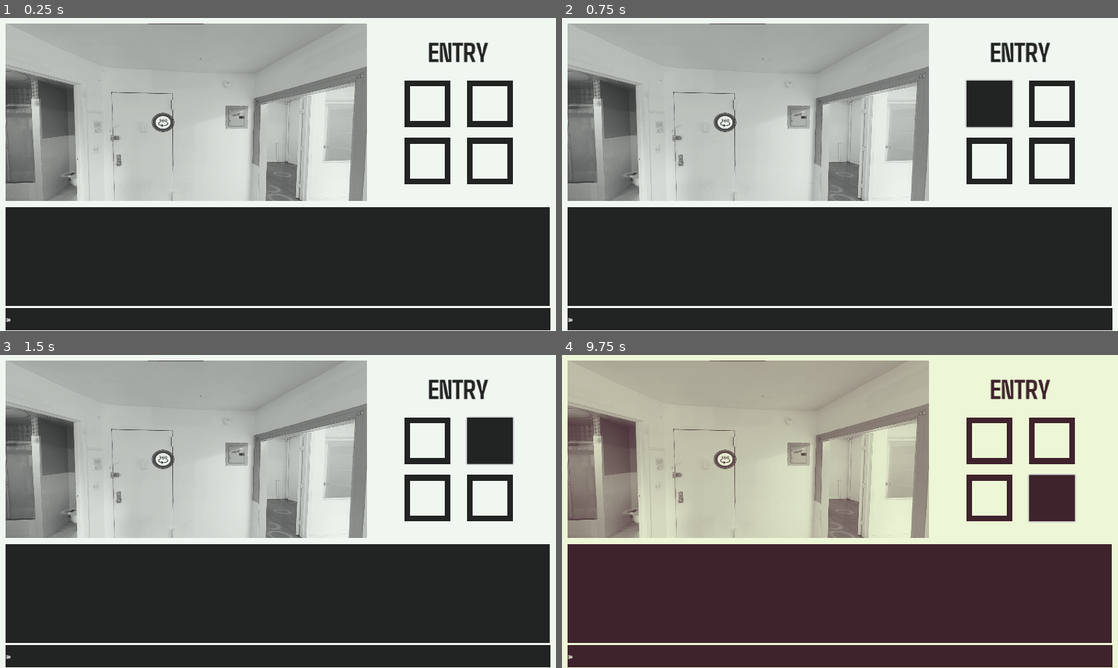
Above: before the commit, frames 1-4 (two rows, left to right).
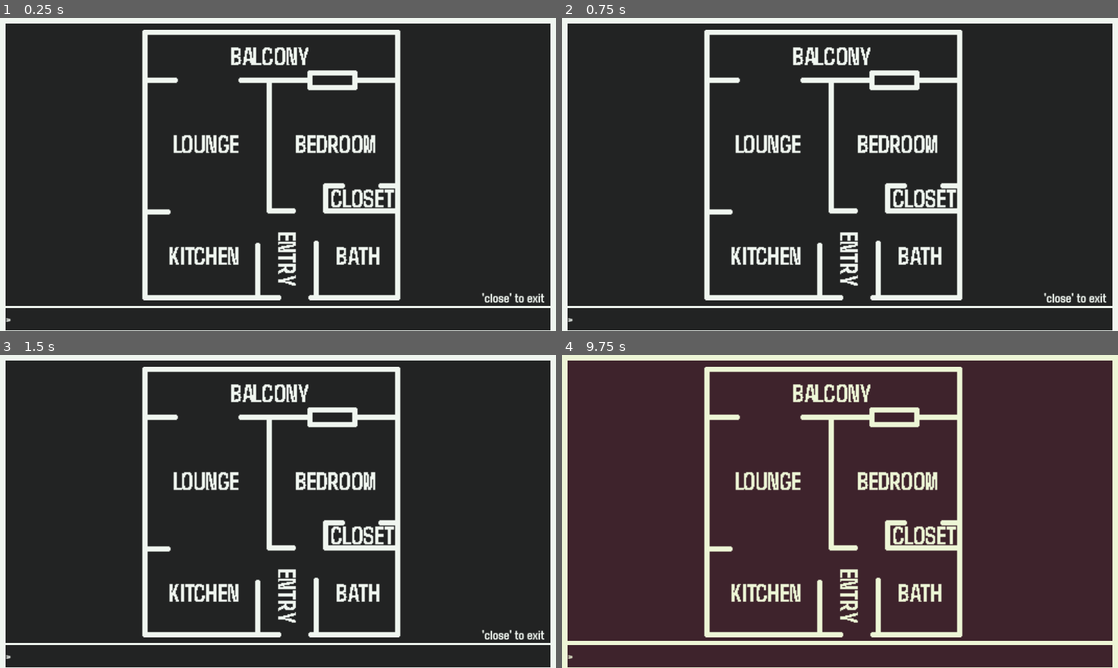
Above: after the commit, the same moments.

Repository: Birdboys/syzygyMystery
Game: Godot game, scene res://Scenes/main.tscn
The game is run twice, just before and just after one commit, with the same random seed, the same clock (stepped at 60 frames per second) and the same inputs.
Inputs (mouse positions are in pixels of both pictures, inside the frame that each line leads up to; where the layout moved, square brackets give the same spot in the first picture):
- Up to frame 1 (0.25 s): no input
- Up to frame 2 (0.75 s): click (990, 96) [990, 102] at 0.5 s
- Up to frame 3 (1.5 s): click (489, 433) [489, 439] at 1.25 s
- Up to frame 4 (9.75 s): click (990, 502) [990, 498] at 2 s; click (1051, 502) [1051, 498] at 2.75 s; click (990, 433) [990, 439] at 3.5 s; click (1051, 433) [1051, 439] at 4.25 s; click (990, 502) [990, 498] at 5 s; click (1051, 502) [1051, 498] at 5.75 s; click (990, 433) [990, 439] at 6.5 s; click (1051, 433) [1051, 439] at 7.25 s; click (990, 502) [990, 498] at 8 s; click (1051, 502) [1051, 498] at 8.75 s; tap Enter at 9.5 s; hold Page Up (toggle_theme) from 9.53 s (still down)

The runs differ from the first frame. In frame 1, 57% of the frame differs, in the area x 1-99%, y 1-92%; in frame 2, 56%; in frame 3, 56%; in frame 4, 57%.

Commit message:
refactored menus

Diff:
--- a/Assets/themes/monitorglow.tres
+++ b/Assets/themes/monitorglow.tres
@@ -1,25 +1,40 @@
-[gd_resource type="Theme" load_steps=9 format=3 uid="uid://cbbach0iuxfwb"]
+[gd_resource type="Theme" load_steps=10 format=3 uid="uid://cbbach0iuxfwb"]
 
 [ext_resource type="FontFile" uid="uid://3hmiw1bfys74" path="res://Assets/fonts/Agdasima-Bold.ttf" id="1_tqsos"]
 [ext_resource type="FontFile" uid="uid://bjjbicluls55w" path="res://Assets/fonts/Agdasima-Regular.ttf" id="2_2qfgh"]
 
 [sub_resource type="StyleBoxFlat" id="StyleBoxFlat_vvkxa"]
-bg_color = Color(0.133333, 0.137255, 0.137255, 1)
-
-[sub_resource type="StyleBoxFlat" id="StyleBoxFlat_7jmfv"]
 bg_color = Color(0.941176, 0.964706, 0.941176, 1)
 border_width_left = 10
 border_width_top = 10
 border_width_right = 10
 border_width_bottom = 10
-border_color = Color(0.133333, 0.137255, 0.137255, 1)
+border_color = Color(0.941176, 0.964706, 0.941176, 1)
+corner_detail = 12
+
+[sub_resource type="StyleBoxFlat" id="StyleBoxFlat_7jmfv"]
+bg_color = Color(0.133333, 0.137255, 0.137255, 1)
+border_width_left = 10
+border_width_top = 10
+border_width_right = 10
+border_width_bottom = 10
+border_color = Color(0.941176, 0.964706, 0.941176, 1)
+corner_detail = 12
+
+[sub_resource type="StyleBoxFlat" id="StyleBoxFlat_sto5r"]
+bg_color = Color(0.941176, 0.964706, 0.941176, 1)
+border_width_left = 10
+border_width_top = 10
+border_width_right = 10
+border_width_bottom = 10
+border_color = Color(0.941176, 0.964706, 0.941176, 1)
+corner_detail = 12
 
 [sub_resource type="StyleBoxFlat" id="StyleBoxFlat_w3q2g"]
 bg_color = Color(0.133333, 0.137255, 0.137255, 1)
 
 [sub_resource type="StyleBoxFlat" id="StyleBoxFlat_m8nq2"]
 bg_color = Color(0.133333, 0.137255, 0.137255, 1)
-border_width_bottom = 4
 border_color = Color(0.941176, 0.964706, 0.941176, 1)
 
 [sub_resource type="StyleBoxFlat" id="StyleBoxFlat_agory"]
@@ -34,7 +49,8 @@
 [resource]
 Button/styles/hover = SubResource("StyleBoxFlat_vvkxa")
 Button/styles/normal = SubResource("StyleBoxFlat_7jmfv")
-Label/colors/font_color = Color(0.133333, 0.137255, 0.137255, 1)
+Button/styles/pressed = SubResource("StyleBoxFlat_sto5r")
+Label/colors/font_color = Color(0.941176, 0.964706, 0.941176, 1)
 Label/font_sizes/font_size = 48
 Label/fonts/font = ExtResource("1_tqsos")
 LineEdit/colors/caret_color = Color(0.941176, 0.964706, 0.941176, 1)
--- a/Scenes/ui.tscn
+++ b/Scenes/ui.tscn
@@ -1,7 +1,7 @@
 [gd_scene load_steps=7 format=3 uid="uid://diwctax0r8rln"]
 
 [ext_resource type="Script" path="res://Scripts/ui.gd" id="1_cl1p8"]
-[ext_resource type="Theme" uid="uid://cebamptt1kt5w" path="res://Assets/themes/ygreen.tres" id="1_og7cw"]
+[ext_resource type="Theme" uid="uid://cbbach0iuxfwb" path="res://Assets/themes/monitorglow.tres" id="1_gawxa"]
 [ext_resource type="Texture2D" uid="uid://c7m0k5v2y71f7" path="res://Assets/temp_rooms/paperback/balcony.png" id="3_xn6we"]
 [ext_resource type="Script" path="res://Scripts/logText.gd" id="4_47nlu"]
 [ext_resource type="Texture2D" uid="uid://cgx2j82yd03gm" path="res://Assets/map.png" id="4_xr02f"]
@@ -19,7 +19,7 @@
 size_flags_horizontal = 3
 size_flags_vertical = 3
 localize_numeral_system = false
-theme = ExtResource("1_og7cw")
+theme = ExtResource("1_gawxa")
 script = ExtResource("1_cl1p8")
 
 [node name="imagePanel" type="Panel" parent="."]
@@ -30,6 +30,8 @@
 offset_bottom = -208.0
 grow_horizontal = 2
 grow_vertical = 2
+focus_mode = 1
+theme_type_variation = &"MenuPanel"
 
 [node name="lookImage" type="TextureRect" parent="imagePanel"]
 layout_mode = 1
@@ -42,56 +44,63 @@
 texture = ExtResource("3_xn6we")
 expand_mode = 1
 
-[node name="GridContainer" type="GridContainer" parent="imagePanel"]
+[node name="Panel" type="Panel" parent="imagePanel"]
 layout_mode = 1
 anchors_preset = 15
 anchor_right = 1.0
 anchor_bottom = 1.0
 offset_left = 624.0
-offset_top = 84.0
-offset_bottom = -20.0
+offset_bottom = -6.0
+grow_horizontal = 2
+grow_vertical = 2
+theme_type_variation = &"MenuPanel"
+
+[node name="GridContainer" type="GridContainer" parent="imagePanel/Panel"]
+layout_mode = 1
+anchors_preset = 15
+anchor_right = 1.0
+anchor_bottom = 1.0
+offset_top = 64.0
 grow_horizontal = 2
 grow_vertical = 2
 theme_override_constants/h_separation = -100
 theme_override_constants/v_separation = -10
 columns = 2
 
-[node name="Button3" type="Button" parent="imagePanel/GridContainer"]
+[node name="Button3" type="Button" parent="imagePanel/Panel/GridContainer"]
 custom_minimum_size = Vector2(80, 80)
 layout_mode = 2
 size_flags_horizontal = 6
 size_flags_vertical = 6
 
-[node name="Button4" type="Button" parent="imagePanel/GridContainer"]
+[node name="Button4" type="Button" parent="imagePanel/Panel/GridContainer"]
 custom_minimum_size = Vector2(80, 80)
 layout_mode = 2
 size_flags_horizontal = 6
 size_flags_vertical = 6
 
-[node name="Button5" type="Button" parent="imagePanel/GridContainer"]
+[node name="Button5" type="Button" parent="imagePanel/Panel/GridContainer"]
 custom_minimum_size = Vector2(80, 80)
 layout_mode = 2
 size_flags_horizontal = 6
 size_flags_vertical = 6
 
-[node name="Button6" type="Button" parent="imagePanel/GridContainer"]
+[node name="Button6" type="Button" parent="imagePanel/Panel/GridContainer"]
 custom_minimum_size = Vector2(80, 80)
 layout_mode = 2
 size_flags_horizontal = 6
 size_flags_vertical = 6
 
-[node name="lookText" type="Label" parent="imagePanel"]
+[node name="lookText" type="Label" parent="imagePanel/Panel"]
 layout_mode = 1
 anchors_preset = 15
 anchor_right = 1.0
 anchor_bottom = 1.0
-offset_left = 624.0
-offset_bottom = -218.0
+offset_top = 19.0
 grow_horizontal = 2
 grow_vertical = 2
 text = "dsadasdasd"
 horizontal_alignment = 1
-vertical_alignment = 1
 uppercase = true
 
 [node name="textStuff" type="VBoxContainer" parent="."]
@@ -121,12 +130,11 @@
 grow_vertical = 2
 
 [node name="mapPanel" type="Panel" parent="."]
-visible = false
 layout_mode = 1
 anchors_preset = 15
 anchor_right = 1.0
 anchor_bottom = 1.0
-offset_bottom = -29.0
+offset_bottom = -33.0
 grow_horizontal = 2
 grow_vertical = 2
 theme_type_variation = &"MenuPanel"
@@ -158,7 +166,9 @@
 offset_top = -58.0
 grow_horizontal = 0
 grow_vertical = 0
-text = "'close' to exit"
+theme_override_font_sizes/font_size = 24
+text = "'close' to exit  "
+vertical_alignment = 2
 
 [node name="inputText" type="LineEdit" parent="."]
 layout_mode = 2
--- a/Scripts/ui.gd
+++ b/Scripts/ui.gd
@@ -4,7 +4,7 @@
 @onready var logText = $textStuff/logText
 @onready var lookImage = $imagePanel/lookImage
 @onready var spaceStrip = RegEx.new()
-@onready var lookText = $imagePanel/lookText
+@onready var lookText = $imagePanel/Panel/lookText
 @onready var scrollVal := 0.05
 signal issue_command(command)
 # Called when the node enters the scene tree for the first time.
